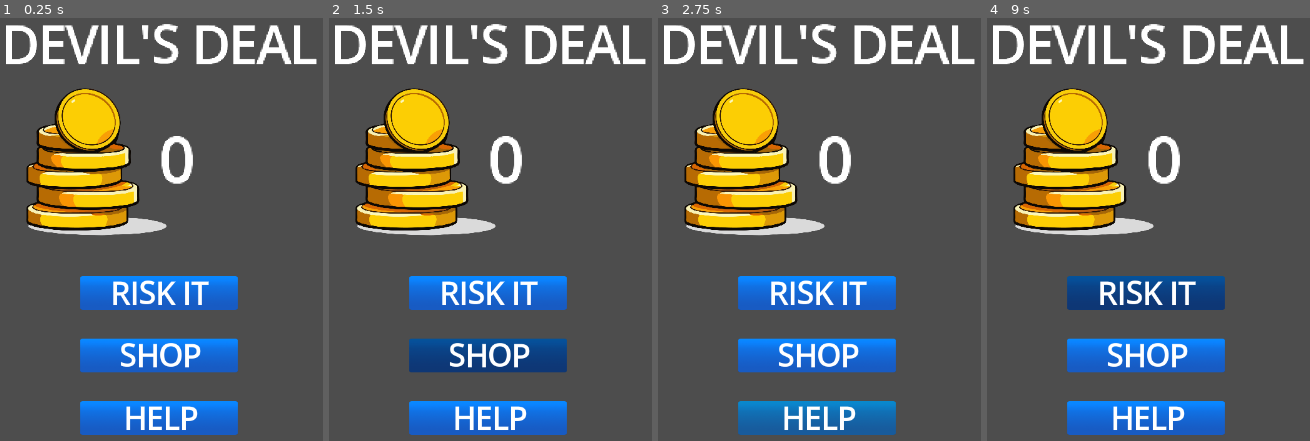
Above: before the commit, frames 1-4 (left to right).
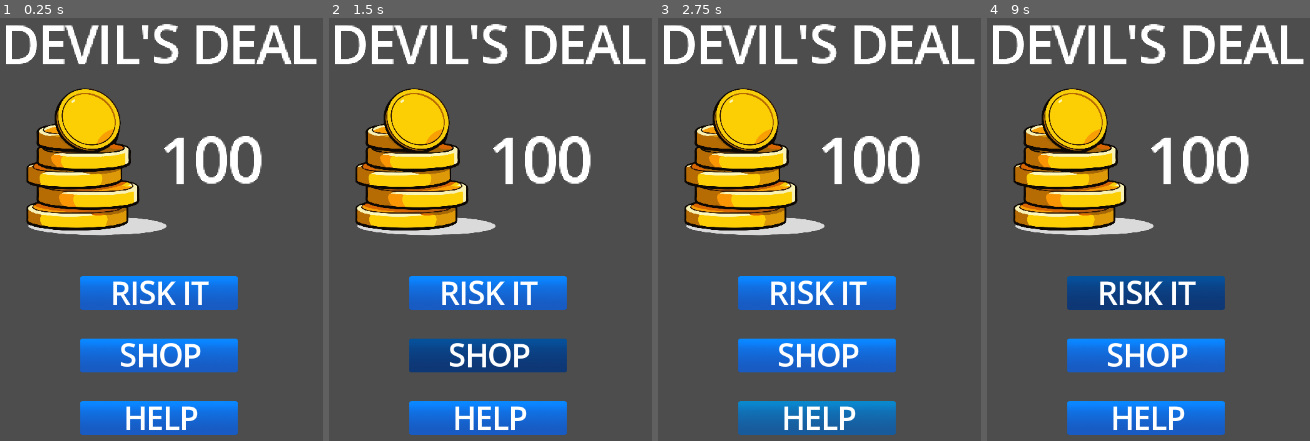
Above: after the commit, the same moments.

Repository: revvmp/Brackeys-Game-Jam-2025.2
Game: Godot game, scene res://main_menu/MainMenu.tscn
The game is run twice, just before and just after one commit, with the same random seed, the same clock (stepped at 60 frames per second) and the same inputs.
Inputs (mouse positions are in pixels of both pictures, inside the frame that each line leads up to):
- Up to frame 1 (0.25 s): no input
- Up to frame 2 (1.5 s): tap Enter at 0.5 s; move the mouse to (487, 292) at 0.52 s; click (487, 292) at 0.67 s; tap Space at 1.25 s; move the mouse to (487, 356) at 1.27 s; click (487, 356) at 1.42 s
- Up to frame 3 (2.75 s): tap Enter at 2 s; move the mouse to (816, 415) at 2.02 s; click (816, 415) at 2.17 s
- Up to frame 4 (9 s): tap Space at 2.75, 4.25 s; move the mouse to (1106, 309) at 2.77 s; click (1106, 309) at 2.92 s; tap Enter at 3.5 s; move the mouse to (outside the picture) at 3.52 s; click (outside the picture) at 3.67 s; move the mouse to (outside the picture) at 4.27 s; click (outside the picture) at 4.42 s; move the mouse to (1187, 216) at 5.02 s; click (1187, 216) at 5.17 s; move the mouse to (1025, 106) at 5.77 s; click (1025, 106) at 5.92 s; move the mouse to (outside the picture) at 6.52 s; click (outside the picture) at 6.67 s; move the mouse to (outside the picture) at 7.27 s; click (outside the picture) at 7.42 s; move the mouse to (1226, 119) at 8.02 s; click (1226, 119) at 8.17 s; move the mouse to (1106, 309) at 8.77 s; click (1106, 309) at 8.92 s

The runs differ from the first frame. In frame 1, 2.0% of the frame differs, in the area x 49-82%, y 27-40%; in frame 2, 2.0%; in frame 3, 2.0%; in frame 4, 2.0%.

Commit message:
FEAT: Add global money

Diff:
--- /dev/null
+++ b/data/Global.gd
@@ -0,0 +1,3 @@
+extends Node
+
+var money: int = 100
--- a/main_menu/main_menu_nodes/MoneyDisplay.tscn
+++ b/main_menu/main_menu_nodes/MoneyDisplay.tscn
@@ -1,8 +1,10 @@
-[gd_scene load_steps=2 format=3 uid="uid://cdkt2fgsqb1ef"]
+[gd_scene load_steps=3 format=3 uid="uid://cdkt2fgsqb1ef"]
 
+[ext_resource type="Script" uid="uid://oajf2rtegblj" path="res://main_menu/main_menu_nodes/money_display.gd" id="1_jnlm2"]
 [ext_resource type="Texture2D" uid="uid://dd4bd3brvtlog" path="res://assets/cartoon_coins.webp" id="1_ya2o2"]
 
 [node name="MoneyDisplay" type="Node2D"]
+script = ExtResource("1_jnlm2")
 
 [node name="Label" type="Label" parent="."]
 offset_top = -67.0
--- /dev/null
+++ b/main_menu/main_menu_nodes/money_display.gd
@@ -0,0 +1,20 @@
+extends Node
+
+@onready var label = $Label
+
+# make it so that commas are added to the money score
+func format_number_with_commas(number: int) -> String:
+	var number_string: String = str(number)
+	var formatted_string: String = ""
+	var count: int = 0
+
+	for i in range(number_string.length() - 1, -1, -1):
+		formatted_string = number_string[i] + formatted_string
+		count += 1
+		if count % 3 == 0 and i != 0:
+			formatted_string = "," + formatted_string
+
+	return formatted_string
+
+func _ready():
+	label.text = format_number_with_commas(Global.money)
--- a/project.godot
+++ b/project.godot
@@ -15,6 +15,10 @@
 config/features=PackedStringArray("4.4", "Mobile")
 config/icon="uid://brfi8ahs5lipo"
 
+[autoload]
+
+Global="*res://data/Global.gd"
+
 [display]
 
 window/size/viewport_width=1280
Not shown, added: data/Global.gd.uid
Not shown, added: main_menu/main_menu_nodes/money_display.gd.uid
